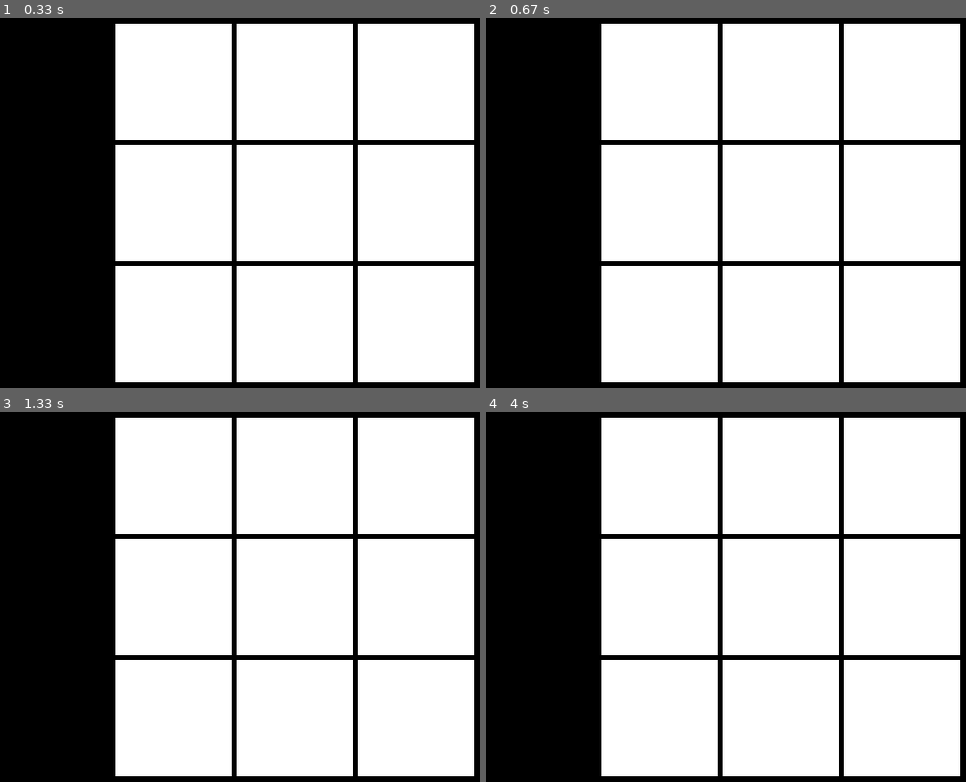
Above: before the commit, frames 1-4 (two rows, left to right).
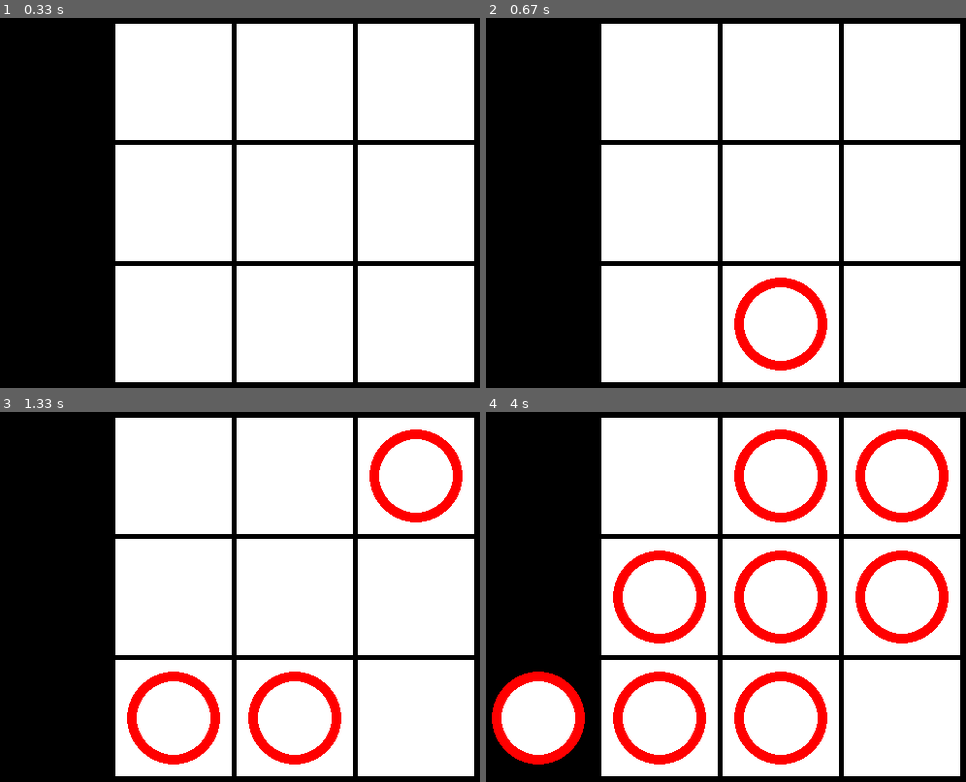
Above: after the commit, the same moments.

Repository: Valentin-Rault/tic-tac-toe
Game: pygame game, started from tic-pygame/main.py
Same seed, same stepped clock (60 frames per second), same inputs: the game is played once before the commit and once after it.
Inputs (mouse positions are in pixels of both pictures, inside the frame that each line leads up to):
- Up to frame 1 (0.33 s): no input
- Up to frame 2 (0.67 s): click (783, 354) at 0.38 s
- Up to frame 3 (1.33 s): click (129, 752) at 0.72 s; click (403, 504) at 1.05 s
- Up to frame 4 (4 s): click (798, 511) at 1.38 s; click (764, 630) at 1.72 s; click (687, 604) at 2.05 s; click (519, 593) at 2.38 s; click (932, 626) at 2.72 s; click (582, 611) at 3.05 s; click (942, 574) at 3.42 s; click (582, 704) at 3.92 s

Frame 1 is identical in both runs. In frame 2, 1.4% of the frame differs, in the area x 51-72%, y 70-96%; in frame 3, 4.3%; in frame 4, 14%, in the area x 1-97%, y 4-96%.

Commit message:
Addition of symbols class representing the X and O symbols

Diff:
--- a/tic-pygame/main.py
+++ b/tic-pygame/main.py
@@ -1,11 +1,17 @@
 import pygame
 
-from tic_tac_toe.constants import WIDTH, HEIGHT
+from tic_tac_toe.constants import WIDTH, HEIGHT, SQUARE_SIZE, SQUARE_PADDING, BOARD_PADDING_TOP, BOARD_PADDING_LEFT
 from tic_tac_toe.board import Board
 
 FPS = 60
 WIN = pygame.display.set_mode((WIDTH, HEIGHT))
 pygame.display.set_caption('Tic Tac Toe')
+
+
+def get_row_col_from_mouse(x, y):
+    row = (y - BOARD_PADDING_TOP) // (SQUARE_SIZE + SQUARE_PADDING)
+    col = (x - BOARD_PADDING_LEFT) // (SQUARE_SIZE + SQUARE_PADDING)
+    return row, col
 
 
 def main():
@@ -20,7 +26,12 @@
             if event.type == pygame.QUIT:
                 run = False
 
-        board.draw_squares(WIN)
+            elif event.type == pygame.MOUSEBUTTONDOWN:
+                x, y = pygame.mouse.get_pos()
+                row, col = get_row_col_from_mouse(x, y)
+                board.move(row, col)
+
+        board.draw(WIN)
         pygame.display.update()
 
     pygame.quit()
--- a/tic-pygame/tic_tac_toe/board.py
+++ b/tic-pygame/tic_tac_toe/board.py
@@ -1,10 +1,8 @@
 import pygame
 
-from .constants import WIDTH, ROWS, COLS, SQUARE_SIZE, BLACK, WHITE
+from .constants import ROWS, COLS, SQUARE_SIZE, BLACK, WHITE, SQUARE_PADDING, BOARD_PADDING_LEFT, BOARD_PADDING_TOP
+from .symbols import XSymbol, OSymbol
 
-SQUARE_PADDING = 5
-BOARD_PADDING_LEFT = WIDTH // 4 - 2 * SQUARE_PADDING
-BOARD_PADDING_TOP = 20
 
 class Board:
     def __init__(self):
@@ -16,12 +14,23 @@
         for row in range(ROWS):
             self.board.append([])
             for col in range(COLS):
-                self.board[row].append('')
+                self.board[row].append(0)
 
     def draw_squares(self, win):
         win.fill(BLACK)
         for row in range(ROWS):
             for col in range(COLS):
-                x = col * SQUARE_SIZE + col * SQUARE_PADDING + BOARD_PADDING_TOP
-                y = row * SQUARE_SIZE + row * SQUARE_PADDING + BOARD_PADDING_LEFT
-                pygame.draw.rect(win, WHITE, (y, x, SQUARE_SIZE, SQUARE_SIZE))
+                x = col * SQUARE_SIZE + col * SQUARE_PADDING + BOARD_PADDING_LEFT
+                y = row * SQUARE_SIZE + row * SQUARE_PADDING + BOARD_PADDING_TOP
+                pygame.draw.rect(win, WHITE, (x, y, SQUARE_SIZE, SQUARE_SIZE))
+
+    def draw(self, win):
+        self.draw_squares(win)
+        for row in range(ROWS):
+            for col in range(COLS):
+                symbol = self.board[row][col]
+                if symbol != 0:
+                    symbol.draw(win)
+
+    def move(self, row, col):
+        self.board[row][col] = OSymbol(row, col)
--- a/tic-pygame/tic_tac_toe/constants.py
+++ b/tic-pygame/tic_tac_toe/constants.py
@@ -1,6 +1,11 @@
 WIDTH, HEIGHT = 720, 720
 ROWS, COLS = 3, 3
 SQUARE_SIZE = (WIDTH//2) // COLS
+SQUARE_PADDING = 5
+BOARD_PADDING_LEFT = WIDTH // 4 - 2 * SQUARE_PADDING
+BOARD_PADDING_TOP = 20
 
 WHITE = (255, 255, 255)
 BLACK = (0, 0, 0)
+BLUE = (0, 0, 255)
+RED = (255, 0, 0)
--- /dev/null
+++ b/tic-pygame/tic_tac_toe/symbols.py
@@ -0,0 +1,35 @@
+import pygame
+
+from .constants import BLUE, RED, WHITE, SQUARE_SIZE, SQUARE_PADDING, BOARD_PADDING_TOP, BOARD_PADDING_LEFT
+
+
+class Symbol:
+    def __init__(self, row, col):
+        self.row = row
+        self.col = col
+        self.color = BLUE
+        self.x = 0
+        self.y = 0
+        self.calc_pos()
+
+    def calc_pos(self):
+        self.x = self.col * SQUARE_SIZE + self.col * SQUARE_PADDING + BOARD_PADDING_LEFT + SQUARE_SIZE // 2
+        self.y = self.row * SQUARE_SIZE + self.row * SQUARE_PADDING + BOARD_PADDING_TOP + SQUARE_SIZE // 2
+
+
+class XSymbol(Symbol):
+    def __init__(self, row, col):
+        super().__init__(row, col)
+
+    def draw(self, win):
+        pygame.draw.line(win, BLUE,  (self.x - 38, self.y - 38), (self.x + 38, self.y + 38), 10)
+        pygame.draw.line(win, BLUE,  (self.x + 38, self.y - 38), (self.x - 38, self.y + 38), 10)
+
+
+class OSymbol(Symbol):
+    def __init__(self, row, col):
+        super().__init__(row, col)
+
+    def draw(self, win):
+        pygame.draw.circle(win, RED, (self.x, self.y), 48)
+        pygame.draw.circle(win, WHITE, (self.x, self.y), 38)
